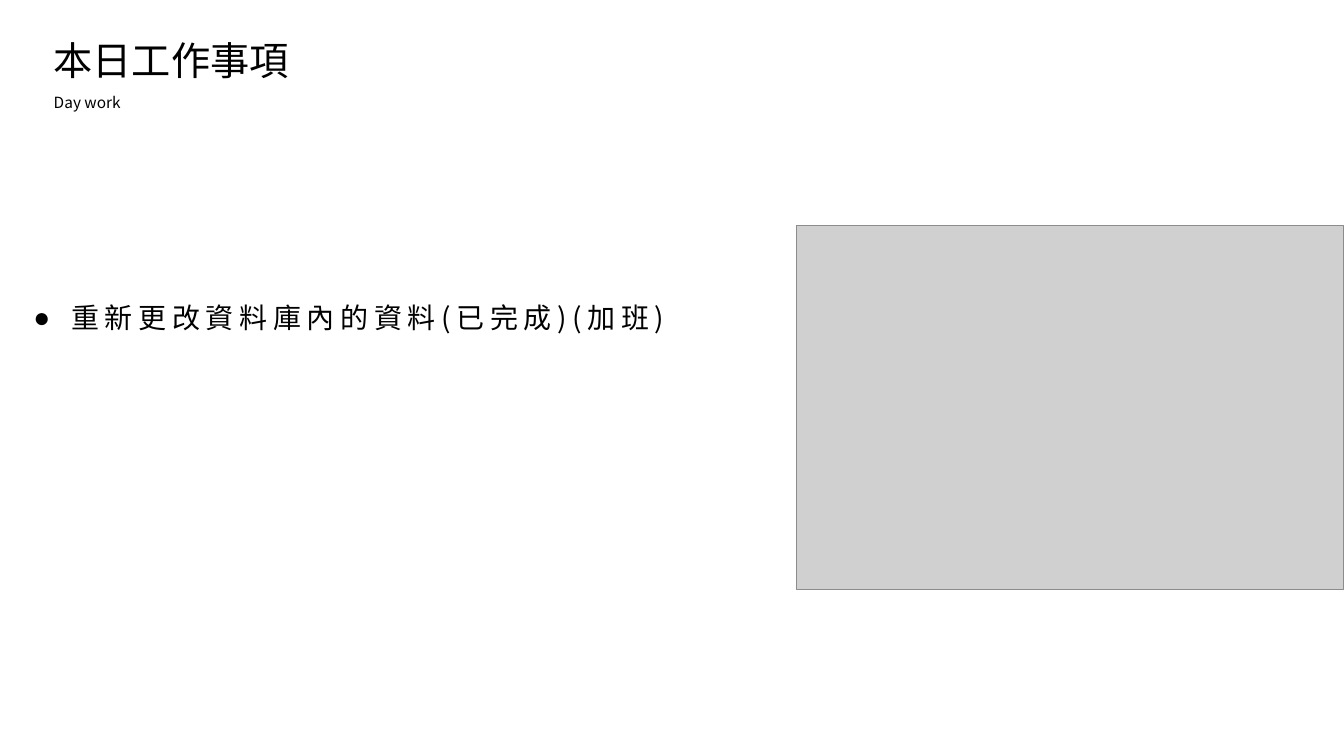
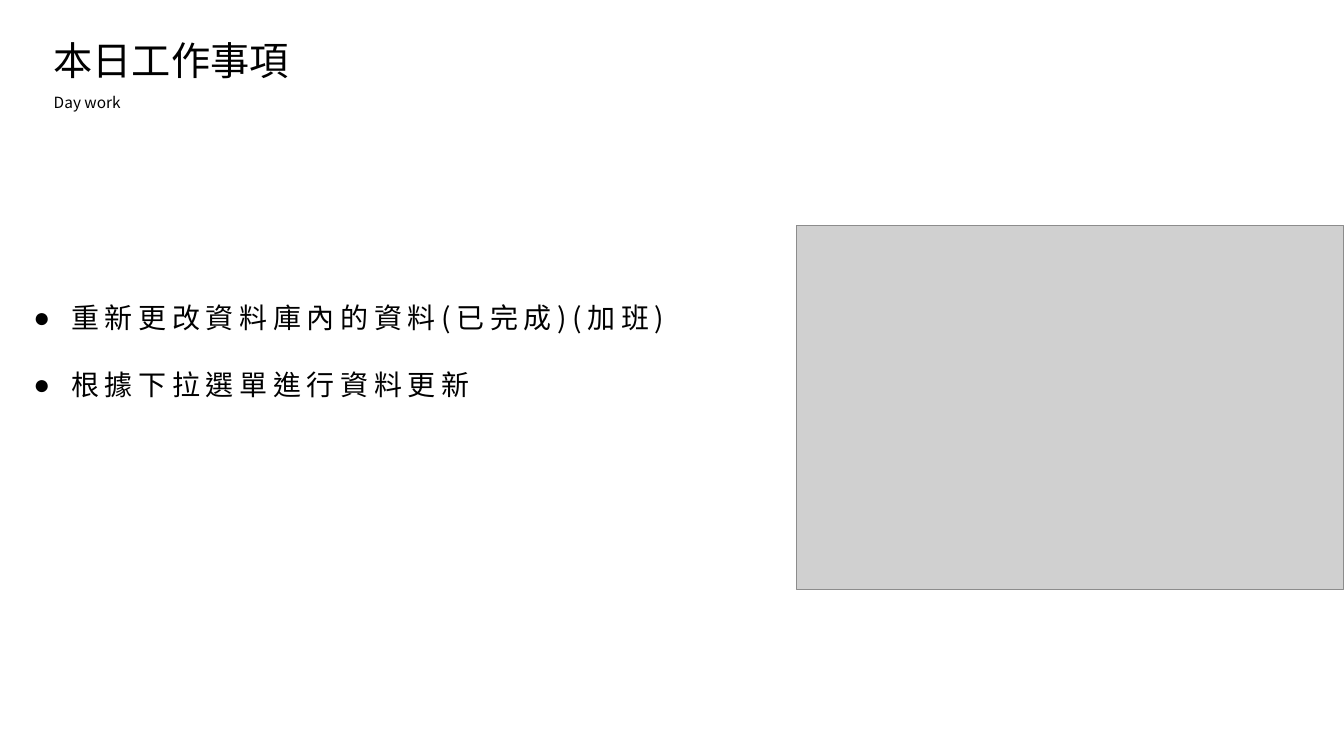
Before and after one commit to king637324/KnowledgeGreenhouseSystem, a slide deck: slide 2 of 工作日報_葉柏漢/2021.09/2021.09.29(加班)_2021.09.30工作日報_葉柏漢.pptx. Drawn at 1344x756 pixels with LibreOffice and Linux fonts; fonts in the diff are those of the drawing; grey boxes stand for pictures. Boxes give left, top, right and bottom in pixels: in the first picture for what was removed or moved away, otherwise in the second. Text is boxed around its words. In the diff, an @@ line names an element or a change of style, - is before the commit and + after.

```diff
--- a/工作日報_葉柏漢/2021.09/2021.09.29(加班)_2021.09.30工作日報_葉柏漢.pptx
+++ b/工作日報_葉柏漢/2021.09/2021.09.29(加班)_2021.09.30工作日報_葉柏漢.pptx
@@ text at box(71, 371, 469, 398): paragraph added @@
+● 根據下拉選單進行資料更新
```
Also in this commit, not shown: 1 slide added, 3 other files.
